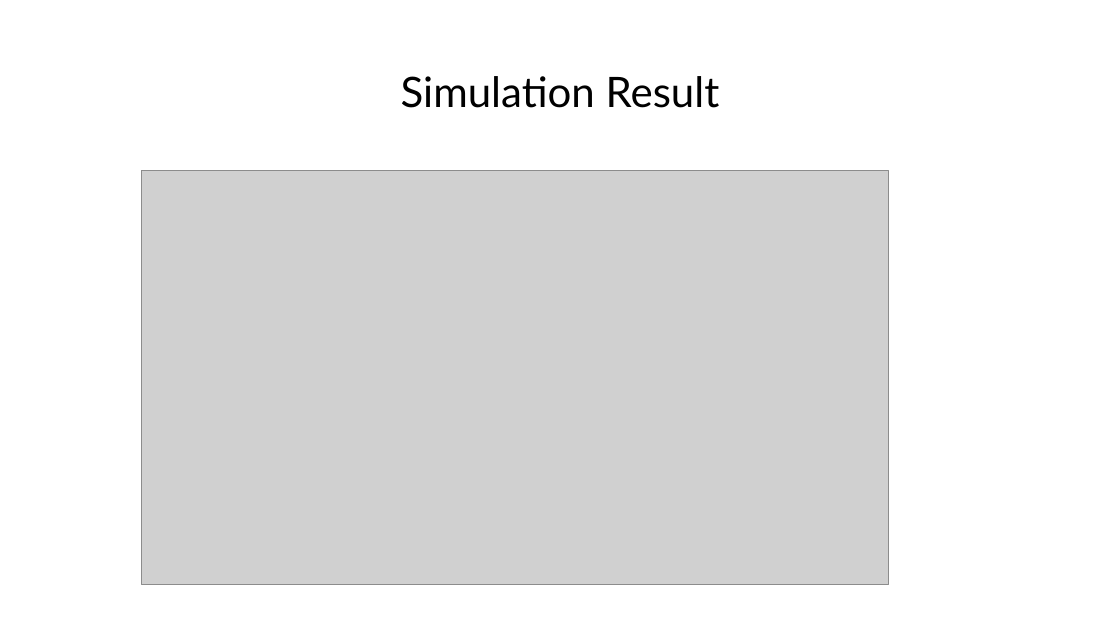
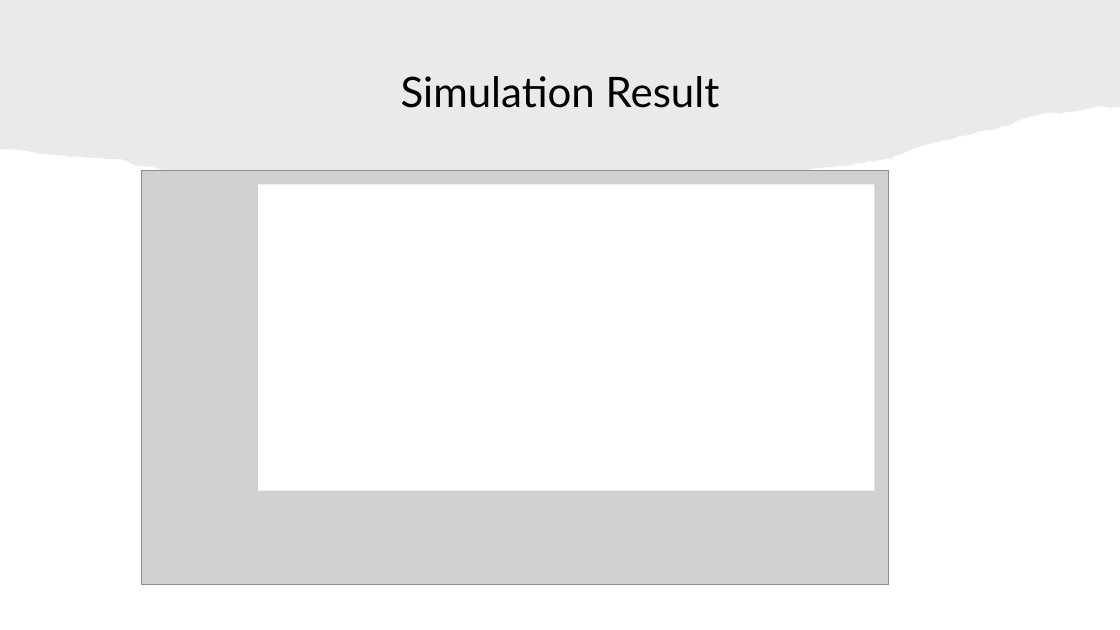
Before and after one commit to HaseebLUMS/Onyx-Presentation, a slide deck: slide 36 of tommy_hotnets_v2.pptx (slide 30 before the commit). Drawn at 1120x630 pixels with LibreOffice and Linux fonts; fonts in the diff are those of the drawing; grey boxes stand for pictures. Boxes give left, top, right and bottom in pixels: in the first picture for what was removed or moved away, otherwise in the second. Text is boxed around its words. In the diff, an @@ line names an element or a change of style, - is before the commit and + after.

Commit message:
updated

```diff
--- a/tommy_hotnets_v2.pptx
+++ b/tommy_hotnets_v2.pptx
@@ freeform shape added at (0, 0, 1120, 192), fill #82766A at 15% opacity @@
@@ rectangle added at (258, 184, 875, 491), fill #FFFFFF @@
```
Also in this commit, not shown: 7 slides added.
